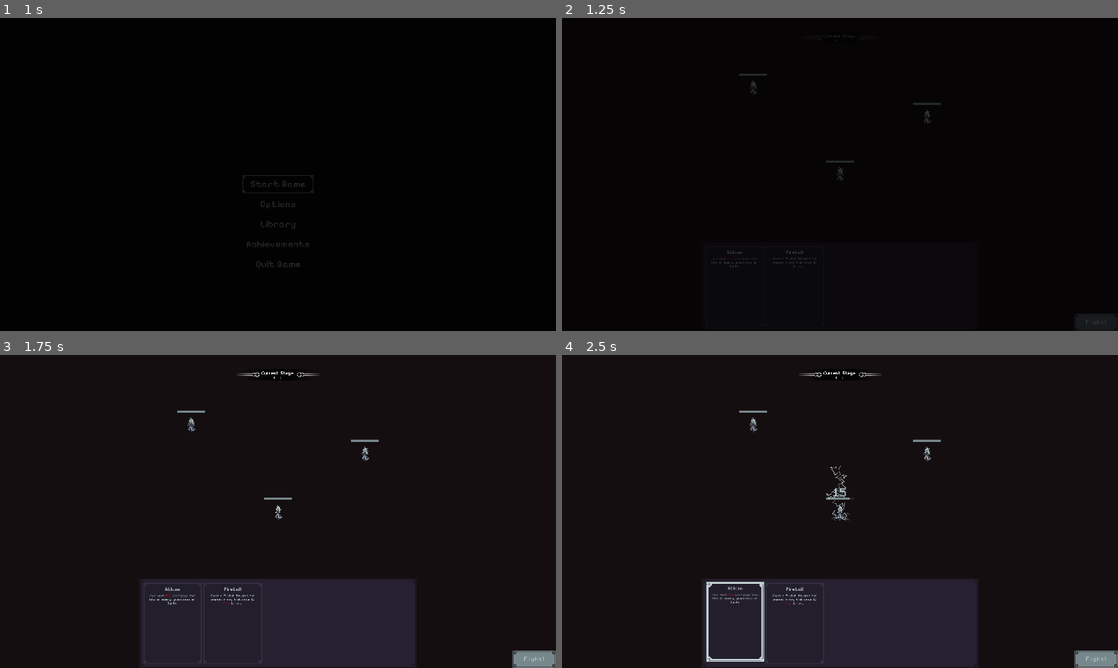
Above: before the commit, frames 1-4 (two rows, left to right).
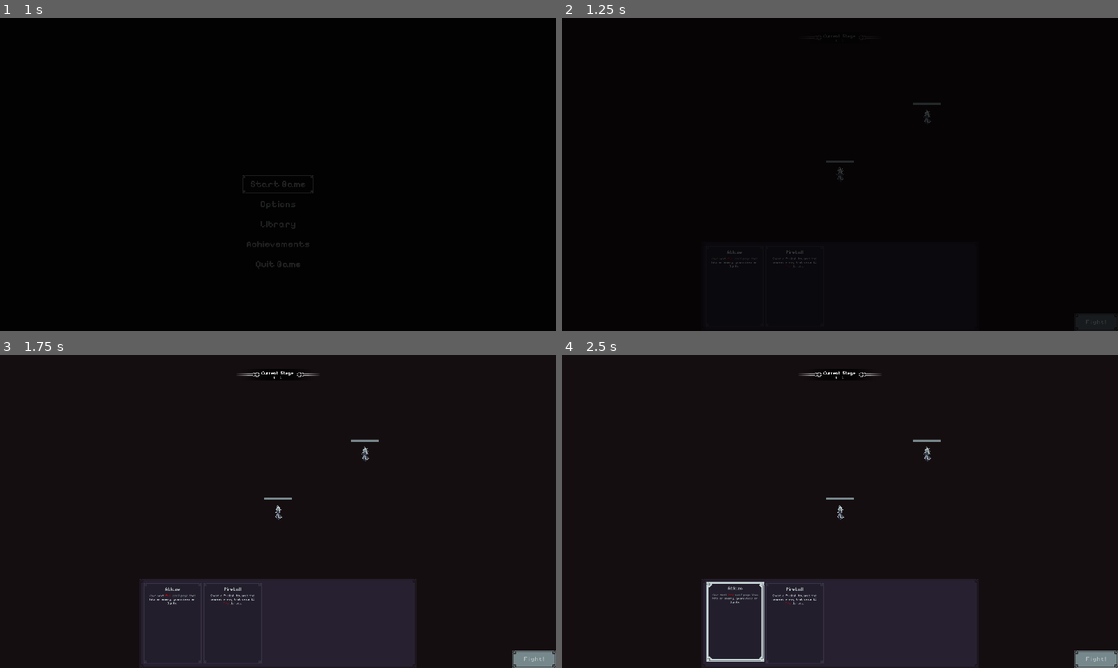
Above: after the commit, the same moments.

Repository: Jelmerrr/Grimoire
Game: Godot game, scene res://Scenes/TitleScreenScene.tscn
The game is run twice, just before and just after one commit, with the same random seed, the same clock (stepped at 60 frames per second) and the same inputs.
Inputs:
- Up to frame 1 (1 s): click "Start Game" at 0.5 s
- Up to frame 2 (1.25 s): no input
- Up to frame 3 (1.75 s): click "Fight!" at 1.25 s
- Up to frame 4 (2.5 s): click "Fight!" at 2 s

Frame 1 is identical in both runs. In frame 2, less than 0.1% of the frame differs, in the area x 31-37%, y 17-25%; in frame 3, less than 0.1%; in frame 4, 0.2%, in the area x 31-53%, y 17-53%.

Commit message:
Reworked modifier system to work for both players and enemies

Diff:
--- a/Scripts/Controllers/EnemyBoardController.gd
+++ b/Scripts/Controllers/EnemyBoardController.gd
@@ -14,7 +14,7 @@
 
 func SpawnEnemies() -> void:
 	InstanceEnemy(TRAINING_DUMMY, UtilsGlobalVariables.currentEnemyLevel, Vector2(150,-100))
-	InstanceEnemy(TRAINING_DUMMY_2, UtilsGlobalVariables.currentEnemyLevel, Vector2(-150,-150))
+	#InstanceEnemy(TRAINING_DUMMY_2, UtilsGlobalVariables.currentEnemyLevel, Vector2(-150,-150))
 	if UtilsGlobalVariables.currentEnemyLevel >= 9:
 		InstanceEnemy(TRAINING_DUMMY, UtilsGlobalVariables.currentEnemyLevel, Vector2(-50,-200))
 
--- a/Scripts/Controllers/EnemyController.gd
+++ b/Scripts/Controllers/EnemyController.gd
@@ -81,6 +81,7 @@
 	instance.destination = UtilsGlobalVariables.playerPosition
 	instance.spawnPos = global_position
 	instance.pageAlignment = UtilsGlobalEnums.alignment.Enemy
+	instance.modifierID = modifiers.get_instance_id()
 	#Calling parent twice to ensure persistance should enemy die.
 	self.get_parent().get_parent().add_child.call_deferred(instance)
 
--- a/Scripts/Controllers/GrimoireController.gd
+++ b/Scripts/Controllers/GrimoireController.gd
@@ -12,7 +12,6 @@
 	SignalBus.Update_Grimoire.connect(Update_Grimoire)
 	await get_tree().create_timer(0.1).timeout
 	initpages()
-
 
 func initpages() -> void:
 	SignalBus.Add_Page.emit(preload("uid://d28q6rox0ifqv")) #Ablaze
@@ -33,6 +32,7 @@
 			instance.destination = Targeting_Logic(Page.PageTargeting)
 			instance.pageAlignment = UtilsGlobalEnums.alignment.Player
 			instance.pageTags = Page.PageTags
+			instance.modifierID = UtilsGlobalVariables.PLAYER_MODIFIERS_RESOURCE.get_instance_id()
 			SignalBus.PageCasted.emit(Page.PageType)
 			add_child.call_deferred(instance)
 	elif UtilsGlobalVariables.enemyPositions.size() == 0:
--- a/Scripts/Controllers/PlayerController.gd
+++ b/Scripts/Controllers/PlayerController.gd
@@ -20,7 +20,7 @@
 	UtilsGlobalVariables.playerPosition = global_position
 
 func Get_Damaged(enemySpell):
-	var damageTaken = enemySpell.damage
+	var damageTaken = enemySpell.totalDamage
 	Change_Health(-damageTaken)
 
 	var damageInstance = DAMAGE_NUMBER_UI.instantiate()
--- a/Scripts/Globals/Utils/UtilsGlobalFunctions.gd
+++ b/Scripts/Globals/Utils/UtilsGlobalFunctions.gd
@@ -3,22 +3,23 @@
 func _ready() -> void:
 	SignalBus.Stop_Combat.connect(ResetDamageMultipliers)
 
-func DamageCalc(BaseDamage: float, tags: Array[UtilsGlobalEnums.pageTags]) -> float:
+func DamageCalc(BaseDamage: float, tags: Array[UtilsGlobalEnums.pageTags], modifiersInstanceId: int) -> float:
 	var tagsToString: Array[String]
 	for tag in tags:
 		tagsToString.append(UtilsGlobalEnums.pageTags.keys()[tag])
 	var totalDamage: float
 	#Set Damage to Base
 	totalDamage = BaseDamage
+	var modifiers: ModifiersResource = instance_from_id(modifiersInstanceId)
 
 	#Add player damage multipliers to the base damage
-	for multiplier in UtilsGlobalDictionaries.damageModifiersDict:
+	for multiplier in modifiers.damageModifiersDict:
 		#Only apply conditional multipliers if the attack contains tags related to the multiplier
-		if UtilsGlobalDictionaries.damageModifiersDict[multiplier].Tag != "Global" && tagsToString.has(UtilsGlobalDictionaries.damageModifiersDict[multiplier].Tag):
-			totalDamage = totalDamage * (UtilsGlobalDictionaries.damageModifiersDict[multiplier].Current / 100)
+		if modifiers.damageModifiersDict[multiplier].Tag != "Global" && tagsToString.has(modifiers.damageModifiersDict[multiplier].Tag):
+			totalDamage = totalDamage * (modifiers.damageModifiersDict[multiplier].Current / 100)
 		#Always apply global multipliers
-		if UtilsGlobalDictionaries.damageModifiersDict[multiplier].Tag == "Global":
-			totalDamage = totalDamage * (UtilsGlobalDictionaries.damageModifiersDict[multiplier].Current / 100)
+		if modifiers.damageModifiersDict[multiplier].Tag == "Global":
+			totalDamage = totalDamage * (modifiers.damageModifiersDict[multiplier].Current / 100)
 	#print(totalDamage)
 	return totalDamage
 
--- a/Scripts/Pages/Buffs/AblazeFunctionality.gd
+++ b/Scripts/Pages/Buffs/AblazeFunctionality.gd
@@ -2,6 +2,8 @@
 
 var destination: Vector2 = Vector2(0, -600) #Needs to be here for targeting shenanigans
 var spawnPos : Vector2 = Vector2(0, 150)
+
+var modifierID: int
 
 var pageAlignment: UtilsGlobalEnums.alignment
 var pageTags: Array[UtilsGlobalEnums.pageTags]
--- a/Scripts/Pages/Spells/FireballFunctionality.gd
+++ b/Scripts/Pages/Spells/FireballFunctionality.gd
@@ -11,6 +11,8 @@
 var direction: Vector2
 var pageAlignment: UtilsGlobalEnums.alignment
 var pageTags: Array[UtilsGlobalEnums.pageTags]
+var modifiers: ModifiersResource
+var modifierID: int
 
 var speed_tween: Tween = null
 @onready var explosion_vfx: AnimatedSprite2D = $ExplosionVFX
@@ -38,12 +40,13 @@
 		area_2d.set_collision_layer_value(5, true)
 		set_collision_mask_value(3, true)
 		area_2d.set_collision_mask_value(3, true)
-		totalDamage = UtilsGlobalFunctions.DamageCalc(damage, pageTags)
+		totalDamage = UtilsGlobalFunctions.DamageCalc(damage, pageTags, modifierID)
 	if pageAlignment == UtilsGlobalEnums.alignment.Enemy:
 		set_collision_layer_value(6, true)
 		area_2d.set_collision_layer_value(6, true)
 		set_collision_mask_value(2, true)
 		area_2d.set_collision_mask_value(2, true)
+		totalDamage = UtilsGlobalFunctions.DamageCalc(damage, pageTags, modifierID)
 
 
 func onCombatEnd() -> void:
--- a/Scripts/Pages/Spells/ThunderboltFunctionality.gd
+++ b/Scripts/Pages/Spells/ThunderboltFunctionality.gd
@@ -21,7 +21,7 @@
 	if pageAlignment == UtilsGlobalEnums.alignment.Player:
 		area_2d.set_collision_layer_value(5, true)
 		area_2d.set_collision_mask_value(3, true)
-		totalDamage = UtilsGlobalFunctions.DamageCalc(damage, pageTags)
+		totalDamage = UtilsGlobalFunctions.DamageCalc(damage, pageTags, 0)
 	elif pageAlignment == UtilsGlobalEnums.alignment.Enemy:
 		area_2d.set_collision_layer_value(6, true)
 		area_2d.set_collision_mask_value(2, true)
